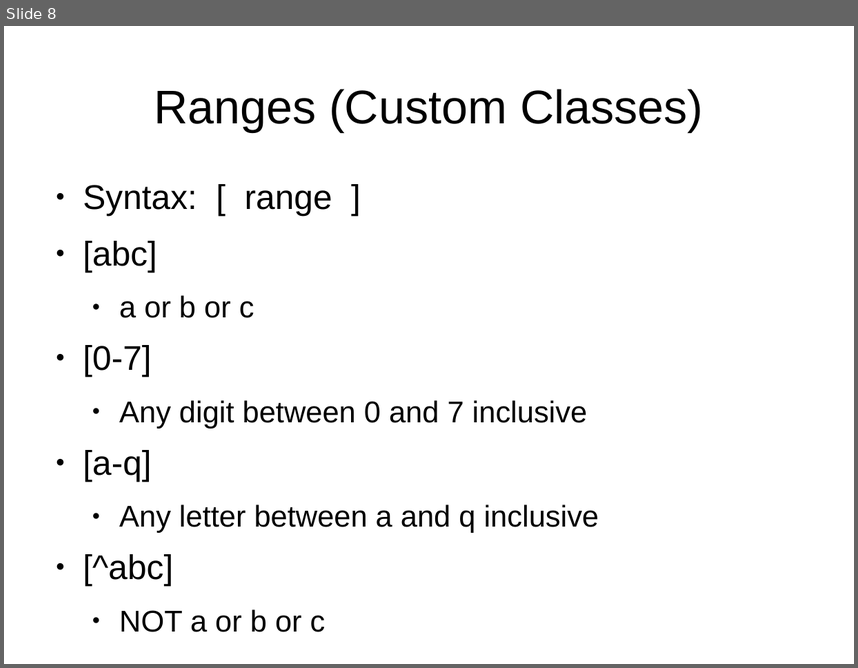
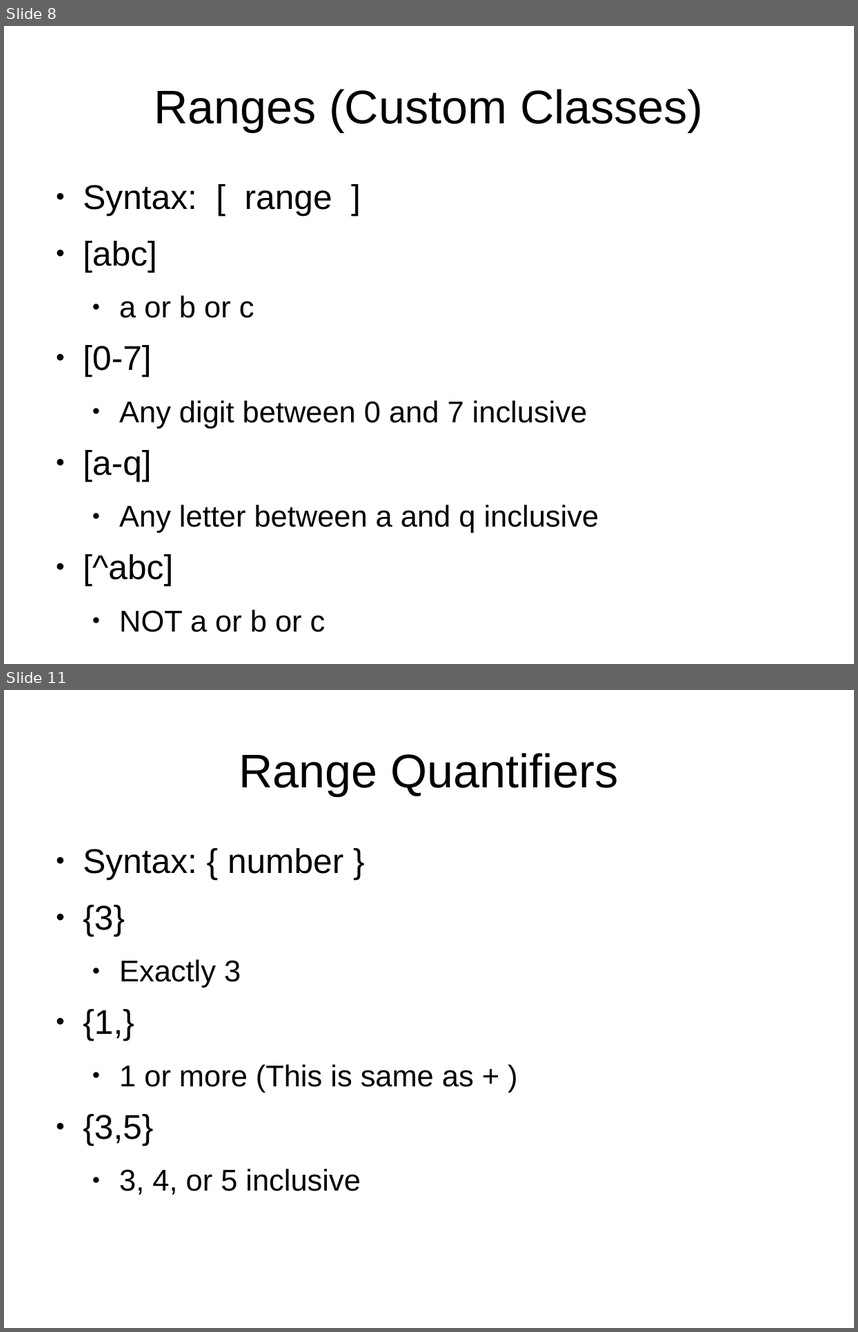
Before and after one commit to spmadden/sse-talks, a slide deck: RegularExpressions/RegEx.odp. Shown one above the other, each under a label of ours: slide 8 before the commit, slides 8 and 11 after it; the slides between them are not shown. The pictures are 858x668 and 858x1332 pixels, drawn with LibreOffice and Linux fonts; fonts in the diff are those of the drawing. Boxes give left, top, right and bottom in pixels: in the first picture for what was removed or moved away, otherwise in the second. Text is boxed around its words. In the diff, an @@ line names an element or a change of style, - is before the commit and + after.

```diff
--- a/RegularExpressions/RegEx.odp
+++ b/RegularExpressions/RegEx.odp
@@ slide 11 added at [4, 690, 854, 1328], background #FFFFFF @@
@@ title added at [239, 753, 619, 796], 44 pt, text #000000 @@
+Range Quantifiers
@@ text added at [83, 848, 474, 1194], 28 pt, text #000000 @@
+● Syntax: { number }
+● {3}
+  ● Exactly 3
+● {1,}
+  ● 1 or more (This is same as + )
+● {3,5}
+  ● 3, 4, or 5 inclusive
```
Also in this commit, not shown: 1 slide changed, 15 other slides added.
